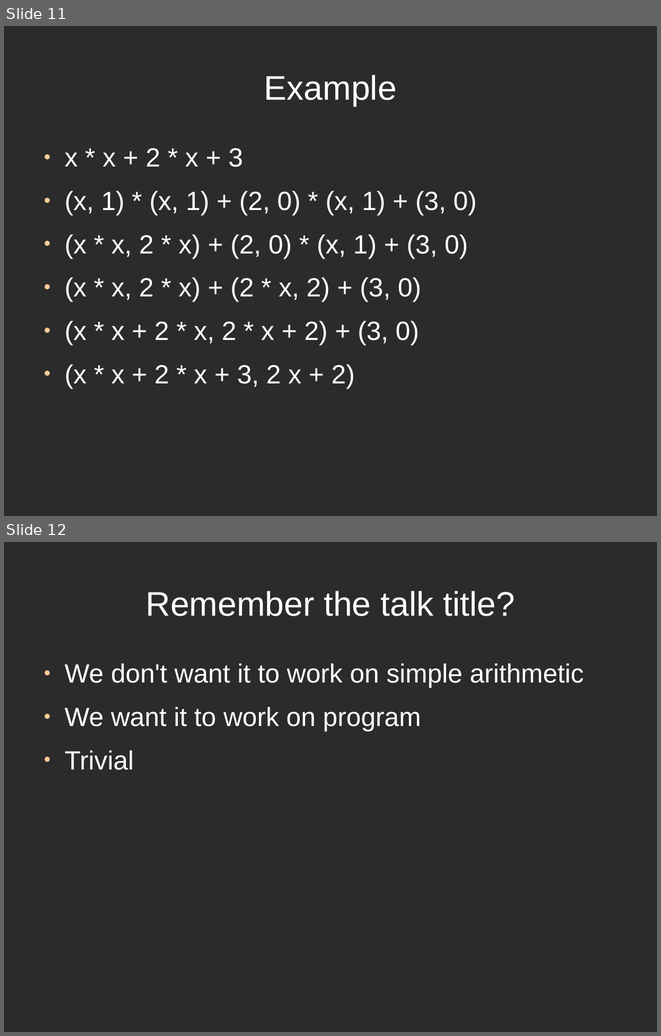
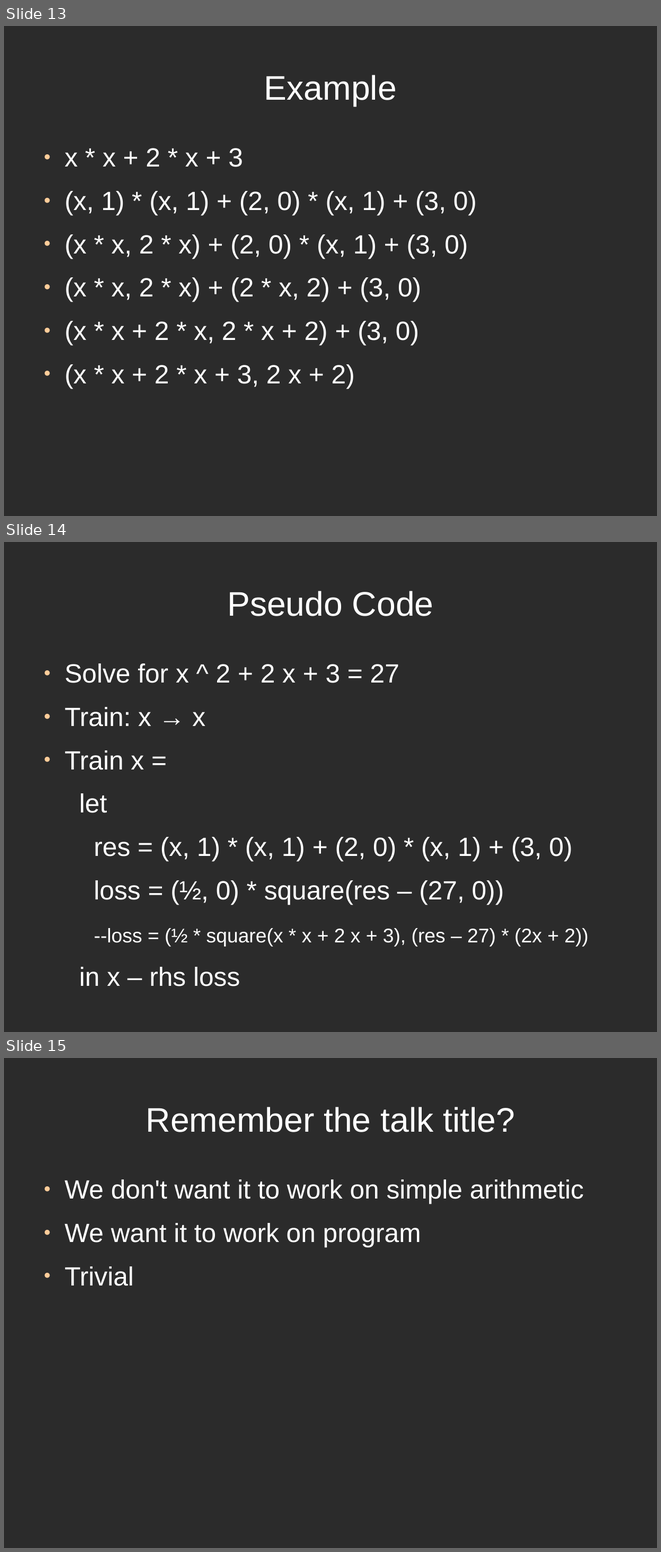
Before and after one commit to ThoughtWorksInc/DeepDarkFantasy, a slide deck: Talk.odp. Shown one above the other, each under a label of ours: slides 11 and 12 before the commit, slides 13, 14 and 15 after it. The pictures are 661x1036 and 661x1552 pixels, drawn with LibreOffice and Linux fonts; fonts in the diff are those of the drawing; background and template pictures are left out; a plain dark background stands for a picture behind light text. Boxes give left, top, right and bottom in pixels: in the first picture for what was removed or moved away, otherwise in the second. Text is boxed around its words. In the diff, an @@ line names an element or a change of style, - is before the commit and + after.

```diff
--- a/Talk.odp
+++ b/Talk.odp
@@ slide 14 added at (x1=4, y1=542, x2=657, y2=1032), background picture (left out) @@
@@ title added at (x1=227, y1=591, x2=434, y2=616), 41.4 pt, text #FFFFFF @@
+Pseudo Code
@@ text added at (x1=64, y1=663, x2=589, y2=986), 32 pt, text #FFFFFF @@
+● Solve for x ^ 2 + 2 x + 3 = 27
+● Train: x → x
+● Train x =
+let
+res = (x, 1) * (x, 1) + (2, 0) * (x, 1) + (3, 0)
+loss = (½, 0) * square(res – (27, 0))
+--loss = (½ * square(x * x + 2 x + 3), (res – 27) * (2x + 2))
+in x – rhs loss
@@ what was slide 11 is now slide 13 @@
@@ what was slide 12 is now slide 15 @@
```
Also in this commit, not shown: 17 slides changed, 5 other slides added, 1 slide removed.
